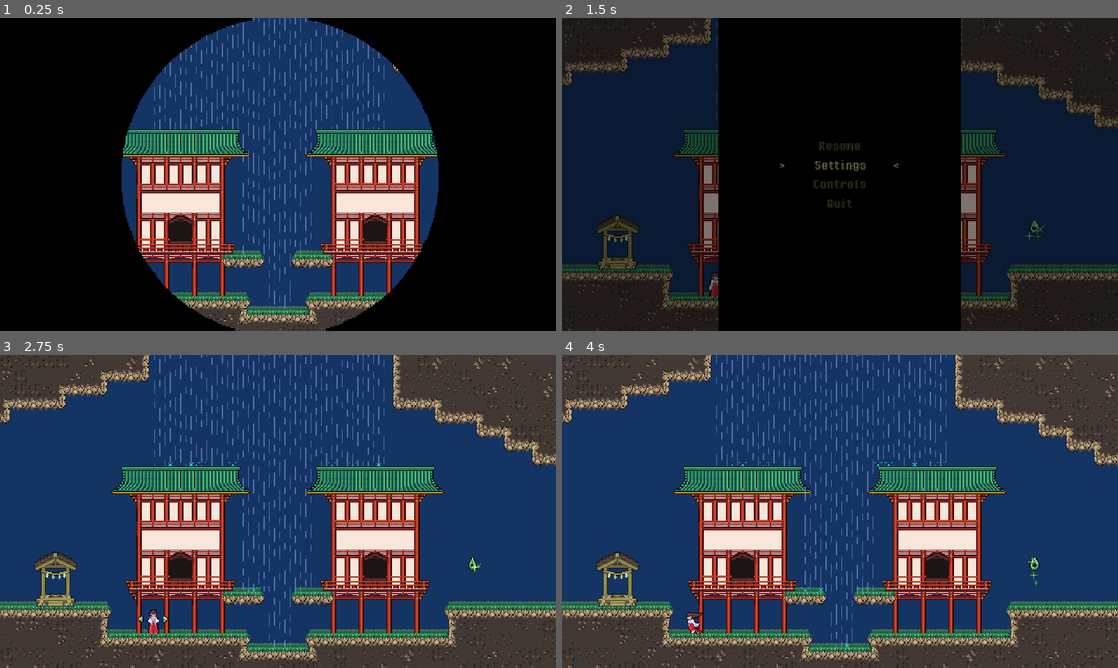
Above: before the commit, frames 1-4 (two rows, left to right).
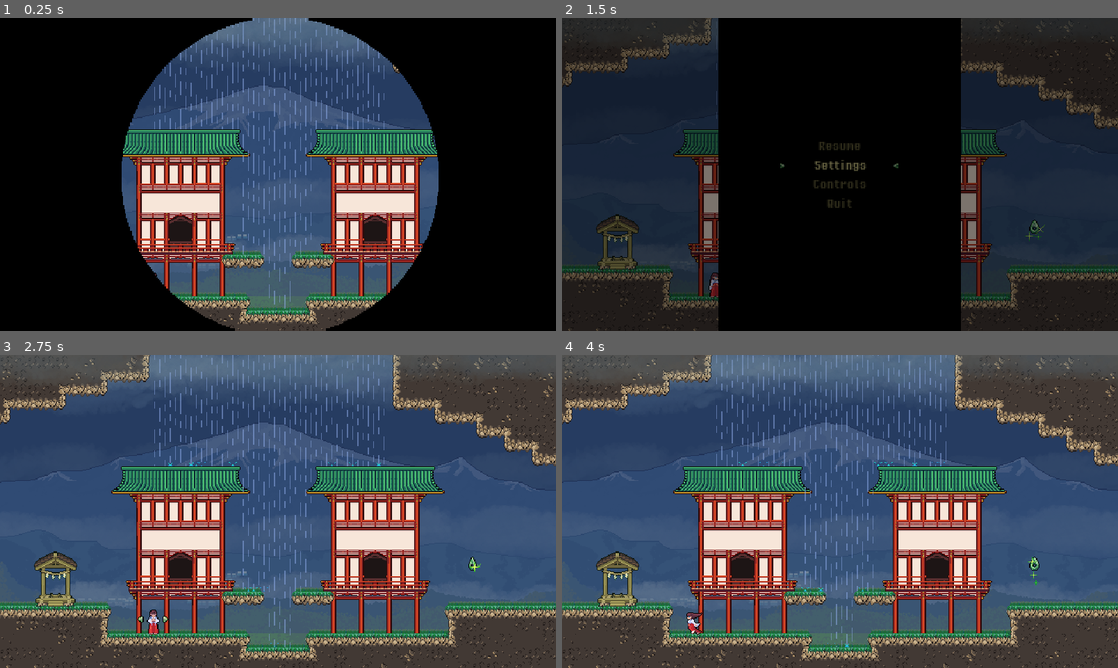
Above: after the commit, the same moments.

Repository: cassidyjames/amaya-maiden-of-the-storm
Game: Godot game, scene res://scenes/game.tscn
Same seed, same stepped clock (60 frames per second), same inputs: the game is played once before the commit and once after it. This scene is started directly instead of the project's main scene. Sound files missing from this copy of the repository are replaced by a short silence.
Inputs:
- Up to frame 1 (0.25 s): no input
- Up to frame 2 (1.5 s): tap Enter (pause) at 0.5 s; hold Right (run_right) 0.53-1.28 s; hold C (change_wind) 0.53-1.28 s; tap X (jump) at 0.77 s; tap R (restart_level) at 1.25 s; hold Down (down) from 1.28 s (still down); tap C (change_wind) at 1.35 s
- Up to frame 3 (2.75 s): tap X (jump) at 1.52 s; release Down (down) at 2.03 s; hold Right (run_right) from 2.03 s (still down); hold C (change_wind) from 2.03 s (still down)
- Up to frame 4 (4 s): release Right (run_right) at 2.78 s; release C (change_wind) at 2.78 s; hold Up (up) 2.78-3.53 s; tap C (change_wind) at 2.85 s; tap X (jump) at 3.02, 3.77 s; hold Left (run_left) from 3.53 s (still down); hold C (change_wind) from 3.53 s (still down)

The runs differ from the first frame. In frame 1, 19% of the frame differs, in the area x 21-79%, y 0-94%; in frame 2, 1.4%; in frame 3, 45%; in frame 4, 45%, in the area x 0-100%, y 0-94%.

Commit message:
Add background and clouds

Diff:
--- a/game/levels/level1.tscn
+++ b/game/levels/level1.tscn
@@ -5,7 +5,7 @@
 [ext_resource type="PackedScene" uid="uid://dh5q7o1myw66j" path="res://objects/player.tscn" id="3_4kd13"]
 [ext_resource type="PackedScene" uid="uid://8x6tcn8g8eov" path="res://objects/orb.tscn" id="4_tc2fv"]
 [ext_resource type="PackedScene" uid="uid://d0wrogb4hhph4" path="res://objects/shrine.tscn" id="5_ioqj0"]
-[ext_resource type="Texture2D" uid="uid://b67luvl2kp63x" path="res://sprites/background.png" id="6_1dngo"]
+[ext_resource type="PackedScene" uid="uid://cl0ay348fpj6q" path="res://objects/background.tscn" id="6_hvqps"]
 
 [node name="Level" type="Node2D"]
 
@@ -34,7 +34,4 @@
 [node name="Shrine" parent="." instance=ExtResource("5_ioqj0")]
 position = Vector2(64, 288)
 
-[node name="Background" type="Sprite2D" parent="."]
-z_index = -150
-position = Vector2(320, 180)
-texture = ExtResource("6_1dngo")
+[node name="Background" parent="." instance=ExtResource("6_hvqps")]
--- a/game/levels/level2.tscn
+++ b/game/levels/level2.tscn
@@ -5,9 +5,9 @@
 [ext_resource type="PackedScene" uid="uid://dh5q7o1myw66j" path="res://objects/player.tscn" id="3_7gxny"]
 [ext_resource type="PackedScene" uid="uid://8x6tcn8g8eov" path="res://objects/orb.tscn" id="4_7nx8s"]
 [ext_resource type="PackedScene" uid="uid://d0wrogb4hhph4" path="res://objects/shrine.tscn" id="5_fymie"]
-[ext_resource type="Texture2D" uid="uid://b67luvl2kp63x" path="res://sprites/background.png" id="6_e57ip"]
 [ext_resource type="PackedScene" uid="uid://dkqgvmj6vlgwg" path="res://objects/pulley.tscn" id="7_tufsu"]
 [ext_resource type="PackedScene" uid="uid://dtxphweoy247o" path="res://objects/bucket.tscn" id="8_xc24g"]
+[ext_resource type="PackedScene" uid="uid://cl0ay348fpj6q" path="res://objects/background.tscn" id="9_rvyx0"]
 [ext_resource type="PackedScene" uid="uid://b52bhoodvewbg" path="res://objects/gate.tscn" id="9_ulpnb"]
 
 [node name="Level2" type="Node2D"]
@@ -37,11 +37,6 @@
 [node name="Shrine" parent="." instance=ExtResource("5_fymie")]
 position = Vector2(88, 256)
 
-[node name="Background" type="Sprite2D" parent="."]
-z_index = -150
-position = Vector2(320, 180)
-texture = ExtResource("6_e57ip")
-
 [node name="Pulley" parent="." instance=ExtResource("7_tufsu")]
 position = Vector2(320, 96)
 path_left_object = NodePath("../Bucket")
@@ -55,3 +50,5 @@
 position = Vector2(384, 192)
 collision_mask = 3
 attached = true
+
+[node name="Background" parent="." instance=ExtResource("9_rvyx0")]
--- a/game/levels/level3.tscn
+++ b/game/levels/level3.tscn
@@ -5,8 +5,8 @@
 [ext_resource type="PackedScene" uid="uid://dh5q7o1myw66j" path="res://objects/player.tscn" id="3_wsfmf"]
 [ext_resource type="PackedScene" uid="uid://8x6tcn8g8eov" path="res://objects/orb.tscn" id="4_ba87o"]
 [ext_resource type="PackedScene" uid="uid://d0wrogb4hhph4" path="res://objects/shrine.tscn" id="5_wdn6q"]
-[ext_resource type="Texture2D" uid="uid://b67luvl2kp63x" path="res://sprites/background.png" id="6_436ju"]
 [ext_resource type="PackedScene" uid="uid://bjym5w26lhmy6" path="res://objects/torch.tscn" id="7_2lnsa"]
+[ext_resource type="PackedScene" uid="uid://cl0ay348fpj6q" path="res://objects/background.tscn" id="7_pogy0"]
 
 [node name="Level3" type="Node2D"]
 
@@ -35,11 +35,6 @@
 [node name="Shrine" parent="." instance=ExtResource("5_wdn6q")]
 position = Vector2(104, 224)
 
-[node name="Background" type="Sprite2D" parent="."]
-z_index = -150
-position = Vector2(320, 180)
-texture = ExtResource("6_436ju")
-
 [node name="Torch" parent="." instance=ExtResource("7_2lnsa")]
 position = Vector2(368, 256)
 
@@ -51,3 +46,5 @@
 
 [node name="Torch4" parent="." instance=ExtResource("7_2lnsa")]
 position = Vector2(464, 256)
+
+[node name="Background" parent="." instance=ExtResource("7_pogy0")]
--- a/game/levels/level4.tscn
+++ b/game/levels/level4.tscn
@@ -5,8 +5,8 @@
 [ext_resource type="PackedScene" uid="uid://dh5q7o1myw66j" path="res://objects/player.tscn" id="3_o6qta"]
 [ext_resource type="PackedScene" uid="uid://8x6tcn8g8eov" path="res://objects/orb.tscn" id="4_df0gd"]
 [ext_resource type="PackedScene" uid="uid://d0wrogb4hhph4" path="res://objects/shrine.tscn" id="5_soifv"]
-[ext_resource type="Texture2D" uid="uid://b67luvl2kp63x" path="res://sprites/background.png" id="6_3fsp7"]
 [ext_resource type="PackedScene" uid="uid://dunru2dbe5r0a" path="res://objects/tree_garden.tscn" id="7_13vx4"]
+[ext_resource type="PackedScene" uid="uid://cl0ay348fpj6q" path="res://objects/background.tscn" id="7_j8b8b"]
 
 [node name="Level4" type="Node2D"]
 
@@ -35,10 +35,7 @@
 [node name="Shrine" parent="." instance=ExtResource("5_soifv")]
 position = Vector2(48, 288)
 
-[node name="Background" type="Sprite2D" parent="."]
-z_index = -150
-position = Vector2(320, 180)
-texture = ExtResource("6_3fsp7")
-
 [node name="Tree" parent="." instance=ExtResource("7_13vx4")]
 position = Vector2(272, 288)
+
+[node name="Background" parent="." instance=ExtResource("7_j8b8b")]
--- a/game/levels/level5.tscn
+++ b/game/levels/level5.tscn
@@ -5,9 +5,9 @@
 [ext_resource type="PackedScene" uid="uid://dh5q7o1myw66j" path="res://objects/player.tscn" id="3_00648"]
 [ext_resource type="PackedScene" uid="uid://8x6tcn8g8eov" path="res://objects/orb.tscn" id="4_grut5"]
 [ext_resource type="PackedScene" uid="uid://d0wrogb4hhph4" path="res://objects/shrine.tscn" id="5_7fd5r"]
-[ext_resource type="Texture2D" uid="uid://b67luvl2kp63x" path="res://sprites/background.png" id="6_i7s3j"]
 [ext_resource type="PackedScene" uid="uid://dkqgvmj6vlgwg" path="res://objects/pulley.tscn" id="7_cqt2p"]
 [ext_resource type="PackedScene" uid="uid://dqa2tmpt2k4kw" path="res://objects/bridge.tscn" id="8_5oqqb"]
+[ext_resource type="PackedScene" uid="uid://cl0ay348fpj6q" path="res://objects/background.tscn" id="9_lcudn"]
 [ext_resource type="PackedScene" uid="uid://dqjk4oybmdu4k" path="res://objects/crate.tscn" id="9_n7soo"]
 
 [node name="Level5" type="Node2D"]
@@ -37,11 +37,6 @@
 [node name="Shrine" parent="." instance=ExtResource("5_7fd5r")]
 position = Vector2(96, 272)
 
-[node name="Background" type="Sprite2D" parent="."]
-z_index = -150
-position = Vector2(320, 180)
-texture = ExtResource("6_i7s3j")
-
 [node name="Pulley" parent="." instance=ExtResource("7_cqt2p")]
 position = Vector2(320, 64)
 path_left_object = NodePath("../Bridge")
@@ -57,3 +52,5 @@
 
 [node name="Crate" parent="." instance=ExtResource("9_n7soo")]
 position = Vector2(448, 272)
+
+[node name="Background" parent="." instance=ExtResource("9_lcudn")]
--- a/game/levels/level6.tscn
+++ b/game/levels/level6.tscn
@@ -5,11 +5,11 @@
 [ext_resource type="PackedScene" uid="uid://dh5q7o1myw66j" path="res://objects/player.tscn" id="3_xby2g"]
 [ext_resource type="PackedScene" uid="uid://8x6tcn8g8eov" path="res://objects/orb.tscn" id="4_fh6c3"]
 [ext_resource type="PackedScene" uid="uid://d0wrogb4hhph4" path="res://objects/shrine.tscn" id="5_21ikp"]
-[ext_resource type="Texture2D" uid="uid://b67luvl2kp63x" path="res://sprites/background.png" id="6_03a62"]
 [ext_resource type="PackedScene" uid="uid://dkqgvmj6vlgwg" path="res://objects/pulley.tscn" id="7_jayd7"]
 [ext_resource type="PackedScene" uid="uid://dqa2tmpt2k4kw" path="res://objects/bridge.tscn" id="8_kc4bm"]
 [ext_resource type="PackedScene" uid="uid://b52bhoodvewbg" path="res://objects/gate.tscn" id="8_r6jvc"]
 [ext_resource type="PackedScene" uid="uid://dtxphweoy247o" path="res://objects/bucket.tscn" id="10_drhom"]
+[ext_resource type="PackedScene" uid="uid://cl0ay348fpj6q" path="res://objects/background.tscn" id="10_r4wo1"]
 
 [node name="Level6" type="Node2D"]
 
@@ -38,11 +38,6 @@
 [node name="Shrine" parent="." instance=ExtResource("5_21ikp")]
 position = Vector2(496, 304)
 
-[node name="Background" type="Sprite2D" parent="."]
-z_index = -150
-position = Vector2(320, 180)
-texture = ExtResource("6_03a62")
-
 [node name="Pulley" parent="." instance=ExtResource("7_jayd7")]
 position = Vector2(256, 64)
 path_left_object = NodePath("../Gate")
@@ -59,3 +54,5 @@
 
 [node name="Bucket" parent="." instance=ExtResource("10_drhom")]
 position = Vector2(368, 112)
+
+[node name="Background" parent="." instance=ExtResource("10_r4wo1")]
--- a/game/levels/level7.tscn
+++ b/game/levels/level7.tscn
@@ -5,8 +5,8 @@
 [ext_resource type="PackedScene" uid="uid://dh5q7o1myw66j" path="res://objects/player.tscn" id="3_v4er6"]
 [ext_resource type="PackedScene" uid="uid://8x6tcn8g8eov" path="res://objects/orb.tscn" id="4_eetgn"]
 [ext_resource type="PackedScene" uid="uid://d0wrogb4hhph4" path="res://objects/shrine.tscn" id="5_d38j2"]
-[ext_resource type="Texture2D" uid="uid://b67luvl2kp63x" path="res://sprites/background.png" id="6_rixrv"]
 [ext_resource type="PackedScene" uid="uid://dunru2dbe5r0a" path="res://objects/tree_garden.tscn" id="7_cmkuq"]
+[ext_resource type="PackedScene" uid="uid://cl0ay348fpj6q" path="res://objects/background.tscn" id="8_8ngxg"]
 [ext_resource type="PackedScene" uid="uid://dqjk4oybmdu4k" path="res://objects/crate.tscn" id="8_s83qs"]
 
 [node name="Level7" type="Node2D"]
@@ -36,13 +36,10 @@
 [node name="Shrine" parent="." instance=ExtResource("5_d38j2")]
 position = Vector2(96, 304)
 
-[node name="Background" type="Sprite2D" parent="."]
-z_index = -150
-position = Vector2(320, 180)
-texture = ExtResource("6_rixrv")
-
 [node name="Tree" parent="." instance=ExtResource("7_cmkuq")]
 position = Vector2(320, 288)
 
 [node name="Crate" parent="." instance=ExtResource("8_s83qs")]
 position = Vector2(256, 224)
+
+[node name="Background" parent="." instance=ExtResource("8_8ngxg")]
--- a/game/levels/level8.tscn
+++ b/game/levels/level8.tscn
@@ -5,11 +5,11 @@
 [ext_resource type="PackedScene" uid="uid://dh5q7o1myw66j" path="res://objects/player.tscn" id="3_40lpc"]
 [ext_resource type="PackedScene" uid="uid://8x6tcn8g8eov" path="res://objects/orb.tscn" id="4_wkvu8"]
 [ext_resource type="PackedScene" uid="uid://d0wrogb4hhph4" path="res://objects/shrine.tscn" id="5_sjqe7"]
-[ext_resource type="Texture2D" uid="uid://b67luvl2kp63x" path="res://sprites/background.png" id="6_rr6qo"]
 [ext_resource type="PackedScene" uid="uid://dkqgvmj6vlgwg" path="res://objects/pulley.tscn" id="7_3cnsj"]
 [ext_resource type="PackedScene" uid="uid://dtxphweoy247o" path="res://objects/bucket.tscn" id="8_4o3df"]
 [ext_resource type="PackedScene" uid="uid://dqa2tmpt2k4kw" path="res://objects/bridge.tscn" id="8_rligi"]
 [ext_resource type="PackedScene" uid="uid://bjym5w26lhmy6" path="res://objects/torch.tscn" id="9_dlvyk"]
+[ext_resource type="PackedScene" uid="uid://cl0ay348fpj6q" path="res://objects/background.tscn" id="10_53v6i"]
 
 [node name="Level7" type="Node2D"]
 
@@ -38,11 +38,6 @@
 [node name="Shrine" parent="." instance=ExtResource("5_sjqe7")]
 position = Vector2(96, 304)
 
-[node name="Background" type="Sprite2D" parent="."]
-z_index = -150
-position = Vector2(320, 180)
-texture = ExtResource("6_rr6qo")
-
 [node name="Pulley" parent="." instance=ExtResource("7_3cnsj")]
 position = Vector2(320, 96)
 path_left_object = NodePath("../Bucket")
@@ -59,3 +54,5 @@
 
 [node name="Torch" parent="." instance=ExtResource("9_dlvyk")]
 position = Vector2(320, 272)
+
+[node name="Background" parent="." instance=ExtResource("10_53v6i")]
--- /dev/null
+++ b/game/objects/background.gd
@@ -0,0 +1,22 @@
+extends Node2D
+
+@onready var cloud1 : Sprite2D = $Cloud1
+@onready var cloud2 : Sprite2D = $Cloud2
+@onready var cloud3 : Sprite2D = $Cloud3
+@onready var cloud_top1 : Sprite2D = $CloudTop1
+@onready var cloud_top2 : Sprite2D = $CloudTop2
+@onready var cloud_top3 : Sprite2D = $CloudTop3
+
+var velocity : float = 0.0
+
+func change_velocity(new_velocity : float) -> void:
+	velocity = new_velocity * 2.0
+	create_tween().tween_property(self, "velocity", new_velocity, 3.0).set_ease(Tween.EASE_IN_OUT).set_trans(Tween.TRANS_CUBIC)
+
+func _process(delta : float) -> void:
+	cloud1.region_rect.position.x -= velocity * 5.0 * delta
+	cloud2.region_rect.position.x -= (velocity - 0.25) * 10.0 * delta
+	cloud3.region_rect.position.x -= (velocity + 0.25) * 20.0 * delta
+	cloud_top1.region_rect.position.x -= (velocity - 0.25) * 15.0 * delta
+	cloud_top2.region_rect.position.x -= (velocity + 0.25) * 10.0 * delta
+	cloud_top3.region_rect.position.x -= velocity * 5.0 * delta
--- /dev/null
+++ b/game/objects/background.tscn
@@ -0,0 +1,88 @@
+[gd_scene load_steps=7 format=3 uid="uid://cl0ay348fpj6q"]
+
+[ext_resource type="Texture2D" uid="uid://c7aejh2pk1v7d" path="res://sprites/bg3.png" id="1_biio6"]
+[ext_resource type="Script" path="res://objects/background.gd" id="1_csnfm"]
+[ext_resource type="Texture2D" uid="uid://b3qx34anulqno" path="res://sprites/bg4.png" id="1_l4mxl"]
+[ext_resource type="Texture2D" uid="uid://ybmepcvsi85y" path="res://sprites/bg2.png" id="2_lcwe4"]
+[ext_resource type="Texture2D" uid="uid://bcv0wyvdipdw0" path="res://sprites/bg1.png" id="3_don4n"]
+[ext_resource type="Texture2D" uid="uid://ccjwiow71uvbn" path="res://sprites/cloud1.png" id="3_ryhjl"]
+
+[node name="Background" type="Node2D" groups=["background"]]
+z_index = -150
+position = Vector2(320, 180)
+script = ExtResource("1_csnfm")
+
+[node name="Sky" type="Sprite2D" parent="."]
+texture_filter = 1
+texture = ExtResource("1_l4mxl")
+
+[node name="CloudTop1" type="Sprite2D" parent="."]
+modulate = Color(1, 1, 1, 0.376471)
+z_index = 800
+texture_filter = 1
+texture_repeat = 2
+position = Vector2(0, -172)
+texture = ExtResource("3_ryhjl")
+region_enabled = true
+region_rect = Rect2(240, 0, 640, 360)
+
+[node name="CloudTop2" type="Sprite2D" parent="."]
+texture_filter = 1
+texture_repeat = 2
+position = Vector2(0, -168)
+texture = ExtResource("3_ryhjl")
+region_enabled = true
+region_rect = Rect2(160, 0, 640, 360)
+
+[node name="CloudTop3" type="Sprite2D" parent="."]
+modulate = Color(1, 1, 1, 0.501961)
+texture_filter = 1
+texture_repeat = 2
+position = Vector2(0, -144)
+texture = ExtResource("3_ryhjl")
+region_enabled = true
+region_rect = Rect2(480, 0, 640, 360)
+
+[node name="Cloud1" type="Sprite2D" parent="."]
+modulate = Color(1, 1, 1, 0.25098)
+texture_filter = 1
+texture_repeat = 2
+position = Vector2(0, -40)
+texture = ExtResource("3_ryhjl")
+region_enabled = true
+region_rect = Rect2(0, 0, 640, 360)
+
+[node name="Mountain" type="Sprite2D" parent="."]
+texture_filter = 1
+position = Vector2(0, 32)
+texture = ExtResource("1_biio6")
+
+[node name="Cloud2" type="Sprite2D" parent="."]
+modulate = Color(1, 1, 1, 0.501961)
+texture_filter = 1
+texture_repeat = 2
+position = Vector2(0, 32)
+texture = ExtResource("3_ryhjl")
+region_enabled = true
+region_rect = Rect2(240, 0, 640, 360)
+
+[node name="Ground" type="Sprite2D" parent="."]
+texture_filter = 1
+position = Vector2(0, 32)
+texture = ExtResource("2_lcwe4")
+
+[node name="Cloud3" type="Sprite2D" parent="."]
+texture_filter = 1
+texture_repeat = 2
+position = Vector2(0, 108)
+texture = ExtResource("3_ryhjl")
+region_enabled = true
+region_rect = Rect2(480, 0, 640, 360)
+
+[node name="Grass" type="Sprite2D" parent="."]
+texture_filter = 1
+texture = ExtResource("3_don4n")
+
+[node name="Polygon2D" type="Polygon2D" parent="."]
+color = Color(0.232085, 0.299496, 0.46875, 0.501961)
+polygon = PackedVector2Array(-320, -180, 320, -180, 320, 140, -320, 140)
--- a/game/objects/rainrow.gd
+++ b/game/objects/rainrow.gd
@@ -18,9 +18,15 @@
 	current_direction += direction
 	current_direction.x = clamp(current_direction.x, -1.0, 1.0)
 	match current_direction:
-		Vector2.LEFT: change_rain_angle(30.0)
-		Vector2.ZERO: change_rain_angle(0.0)
-		Vector2.RIGHT: change_rain_angle(-30.0)
+		Vector2.LEFT:
+			change_rain_angle(30.0)
+			get_tree().call_group("background", "change_velocity", -1.0)
+		Vector2.ZERO:
+			change_rain_angle(0.0)
+			get_tree().call_group("background", "change_velocity", 0.0)
+		Vector2.RIGHT:
+			change_rain_angle(-30.0)
+			get_tree().call_group("background", "change_velocity", 1.0)
 
 func _ready() -> void:
 	for x in range(RAIN_BOX.position.x, RAIN_BOX.end.x, RAIN_GAP):
Binary file added: game/sprites/bg1.png
Not shown, added: game/sprites/bg1.png.import
Binary file added: game/sprites/bg2.png
Not shown, added: game/sprites/bg2.png.import
Binary file added: game/sprites/bg3.png
Not shown, added: game/sprites/bg3.png.import
Binary file added: game/sprites/bg4.png
Not shown, added: game/sprites/bg4.png.import
Binary file added: game/sprites/cloud1.png
Not shown, added: game/sprites/cloud1.png.import
